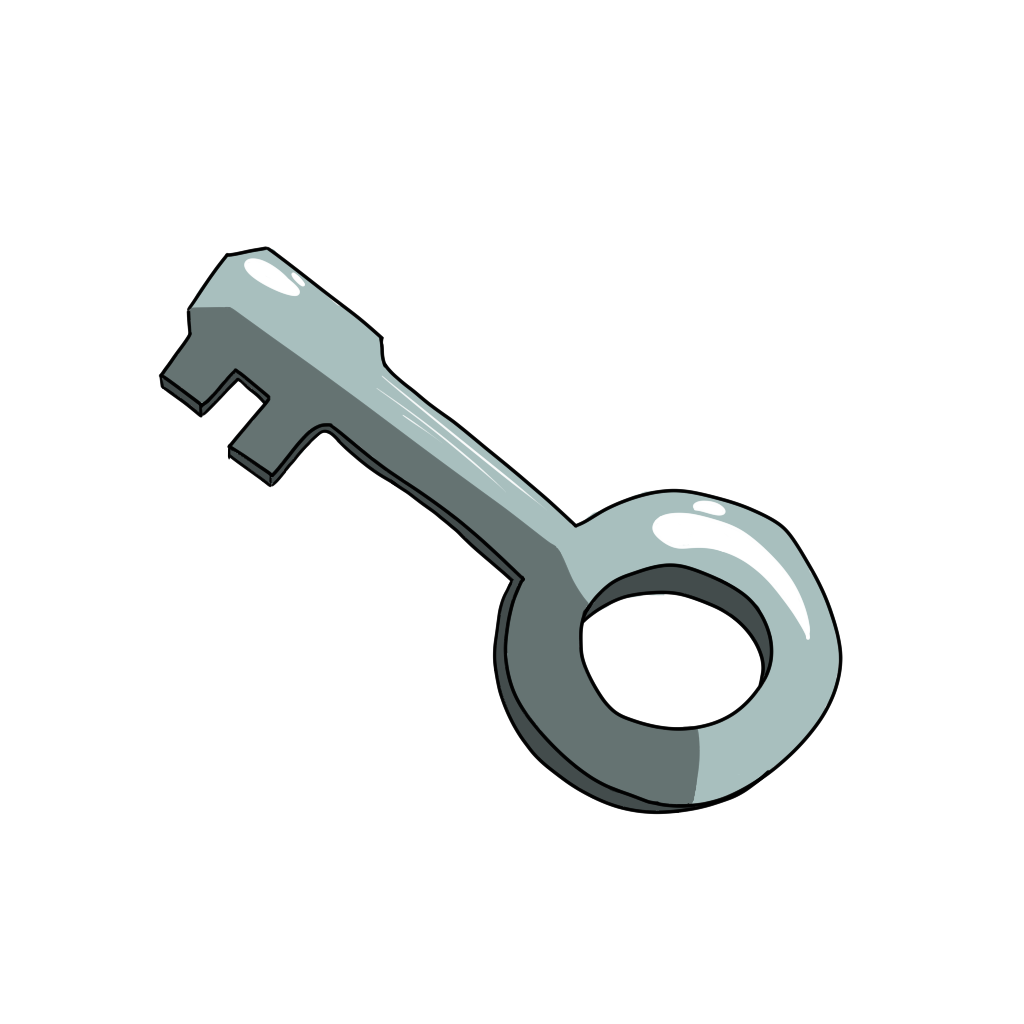
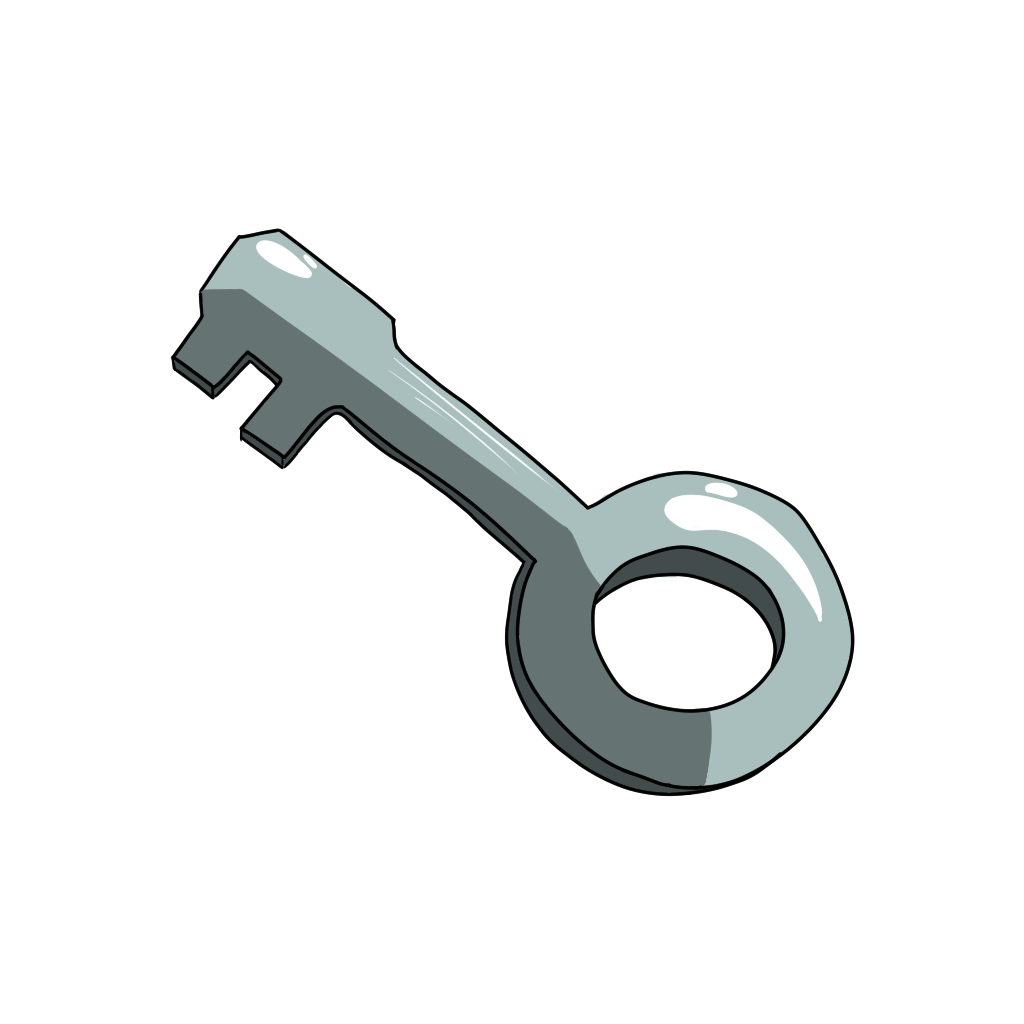
Two versions of the same layered image (w=1024, h=1024). Layer-by-layer changes:
painted on "Livello Disegno 1" over box(158, 228, 855, 815)
painted on "Livello Disegno 5" over box(192, 228, 855, 704)
painted on "Livello Disegno 4" over box(158, 256, 855, 815)
painted on "Livello Disegno 3" over box(158, 228, 768, 815)
painted on "Livello Disegno 2" over box(158, 228, 855, 815)
